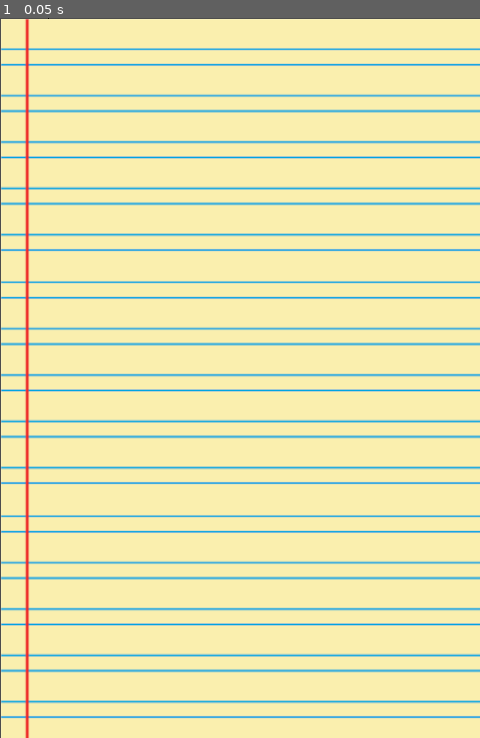
Above: before the commit, frame 1.
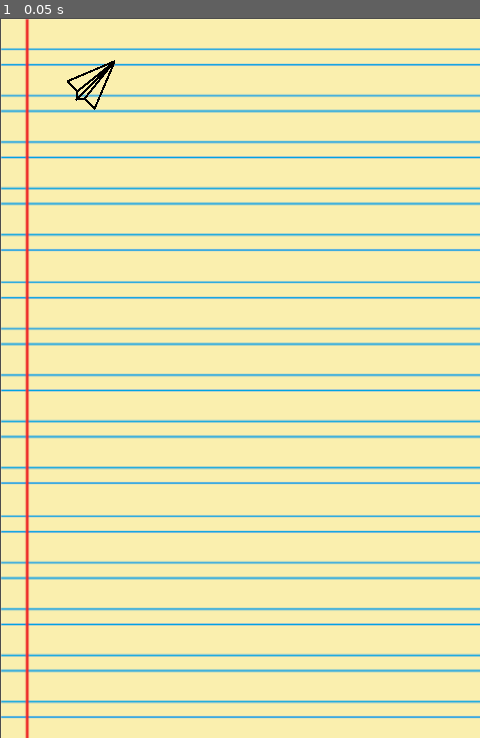
Above: after the commit, the same moment.

Repository: BorkerBrother/Paper_Plane_Game
Game: Godot game, scene res://world.tscn
Same seed, same stepped clock (60 frames per second), same inputs: the game is played once before the commit and once after it.
Inputs:
- Up to frame 1 (0.05 s): no input

The runs differ from the first frame. In frame 1, 0.2% of the frame differs, in the area x 10-24%, y 0-13%.

Commit message:
movement with background

Diff:
--- a/Game/player.tscn
+++ b/Game/player.tscn
@@ -15,21 +15,36 @@
 
 # Called every frame. 'delta' is the elapsed time since the previous frame.
 func _process(delta):
-	pass
+	var velocity = Vector2.ZERO # The player's movement vector.
+	if Input.is_action_pressed(\"move_right\"):
+		velocity.x += 1
+	if Input.is_action_pressed(\"move_left\"):
+		velocity.x -= 1
+	if Input.is_action_pressed(\"move_down\"):
+		velocity.y += 1
+	if Input.is_action_pressed(\"move_up\"):
+		velocity.y -= 1
+
+	if velocity.length() > 0:
+		velocity = velocity.normalized() * speed
+
+	position += velocity * delta
+	position = position.clamp(Vector2.ZERO, screen_size)
 "
 
 [sub_resource type="ConvexPolygonShape2D" id="ConvexPolygonShape2D_tgmn7"]
 points = PackedVector2Array(-30, 0, 0, 30, 20.5, -20)
 
 [node name="Area2D" type="Area2D"]
+position = Vector2(248, 279)
 script = SubResource("GDScript_rncop")
+metadata/_edit_group_ = true
 
 [node name="Clipart2816848" type="Sprite2D" parent="."]
-position = Vector2(25, 25)
 scale = Vector2(0.05, 0.05)
 texture = ExtResource("1_mgj75")
 
 [node name="CollisionShape2D" type="CollisionShape2D" parent="."]
-position = Vector2(29, 20.5)
+position = Vector2(4, -4)
 shape = SubResource("ConvexPolygonShape2D_tgmn7")
 one_way_collision_margin = 0.0
--- a/Game/project.godot
+++ b/Game/project.godot
@@ -20,6 +20,34 @@
 window/size/viewport_width=480
 window/size/viewport_height=720
 
+[input]
+
+move_right={
+"deadzone": 0.5,
+"events": [Object(InputEventKey,"resource_local_to_scene":false,"resource_name":"","device":-1,"window_id":0,"alt_pressed":false,"shift_pressed":false,"ctrl_pressed":false,"meta_pressed":false,"pressed":false,"keycode":0,"physical_keycode":4194321,"key_label":0,"unicode":0,"echo":false,"script":null)
+]
+}
+move_left={
+"deadzone": 0.5,
+"events": [Object(InputEventKey,"resource_local_to_scene":false,"resource_name":"","device":-1,"window_id":0,"alt_pressed":false,"shift_pressed":false,"ctrl_pressed":false,"meta_pressed":false,"pressed":false,"keycode":0,"physical_keycode":4194319,"key_label":0,"unicode":0,"echo":false,"script":null)
+]
+}
+move_up={
+"deadzone": 0.5,
+"events": [Object(InputEventKey,"resource_local_to_scene":false,"resource_name":"","device":-1,"window_id":0,"alt_pressed":false,"shift_pressed":false,"ctrl_pressed":false,"meta_pressed":false,"pressed":false,"keycode":0,"physical_keycode":4194320,"key_label":0,"unicode":0,"echo":false,"script":null)
+]
+}
+move_down={
+"deadzone": 0.5,
+"events": [Object(InputEventKey,"resource_local_to_scene":false,"resource_name":"","device":-1,"window_id":0,"alt_pressed":false,"shift_pressed":false,"ctrl_pressed":false,"meta_pressed":false,"pressed":false,"keycode":0,"physical_keycode":4194322,"key_label":0,"unicode":0,"echo":false,"script":null)
+]
+}
+boost={
+"deadzone": 0.5,
+"events": [Object(InputEventKey,"resource_local_to_scene":false,"resource_name":"","device":-1,"window_id":0,"alt_pressed":false,"shift_pressed":false,"ctrl_pressed":false,"meta_pressed":false,"pressed":false,"keycode":0,"physical_keycode":32,"key_label":0,"unicode":32,"echo":false,"script":null)
+]
+}
+
 [rendering]
 
 renderer/rendering_method="mobile"
--- a/Game/world.tscn
+++ b/Game/world.tscn
@@ -6,7 +6,9 @@
 [node name="World" type="Node2D"]
 
 [node name="Player" parent="." instance=ExtResource("1_djhg5")]
+position = Vector2(91, 67)
 
 [node name="BackgroundPaperPlane" type="Sprite2D" parent="."]
+z_index = -1
 position = Vector2(241, 361)
 texture = ExtResource("1_smhvf")
